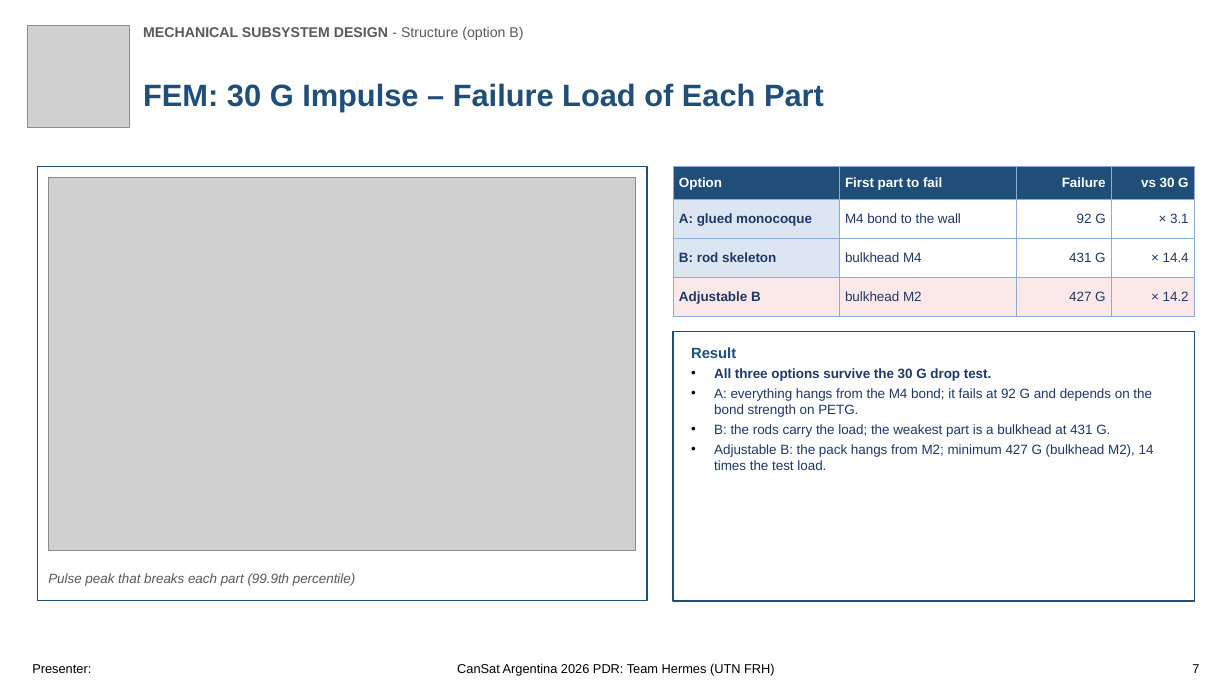
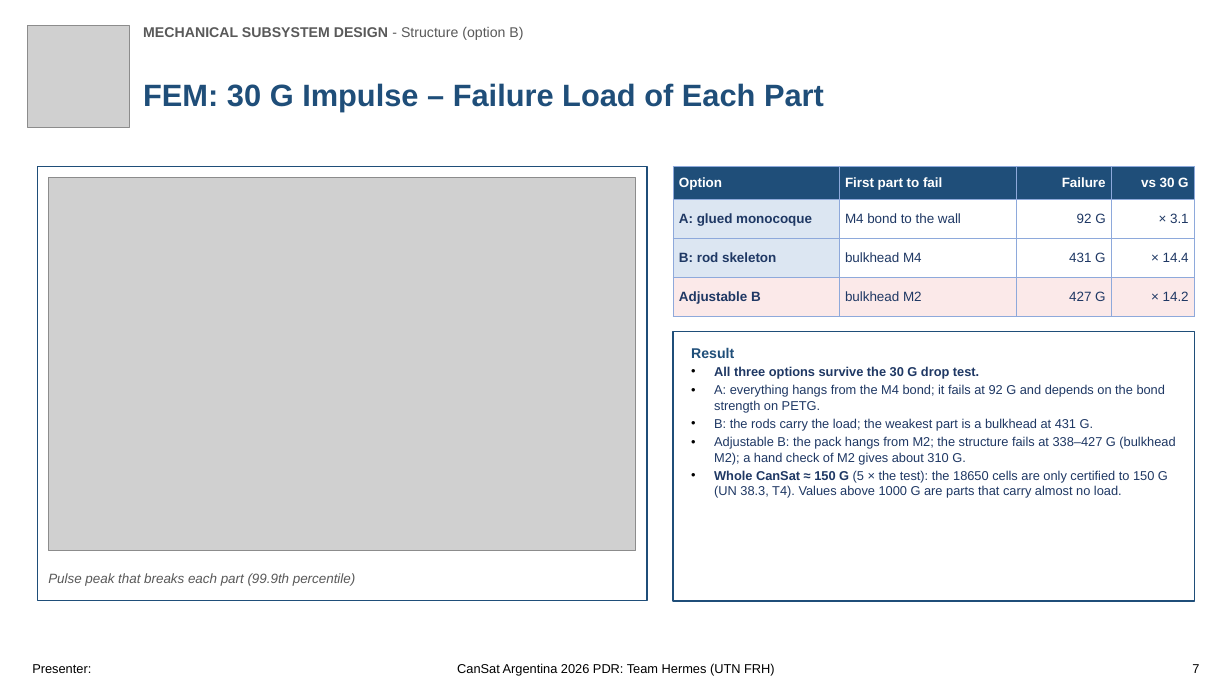
Before and after one commit to Caetano18/proyecto, a slide deck: slide 7 of cansat_pdr/laminas_plantilla/CanSat_PDR_Hermes_estructura_B.pptx. Drawn at 1232x693 pixels with LibreOffice and Linux fonts; fonts in the diff are those of the drawing; grey boxes stand for pictures; background and template pictures are left out. Boxes give left, top, right and bottom in pixels: in the first picture for what was removed or moved away, otherwise in the second. Text is boxed around its words. In the diff, an @@ line names an element or a change of style, - is before the commit and + after.

```diff
--- a/cansat_pdr/laminas_plantilla/CanSat_PDR_Hermes_estructura_B.pptx
+++ b/cansat_pdr/laminas_plantilla/CanSat_PDR_Hermes_estructura_B.pptx
@@ text in rectangle at [691,347,1165,431]: size 11.5 to 11 pt in "Result"; size 10.5 to 10 pt in "All three options survive the 30 G ...", "A: everything hangs from the M4 bond; ...", "B: the rods carry the load; the ..." @@
@@ text in rectangle at [714,436,1175,498]: text changed; size 10.5 to 10 pt @@
-• Adjustable B: the pack hangs from M2; minimum 427 G (bulkhead M2), 14 times the test load.
+• Adjustable B: the pack hangs from M2; the structure fails at 338–427 G (bulkhead M2); a hand check of M2 gives about 310 G.
+• Whole CanSat ≈ 150 G (5 × the test): the 18650 cells are only certified to 150 G (UN 38.3, T4). Values above 1000 G are parts that carry almost no load.
```
Also in this commit, not shown: 9 other files.
